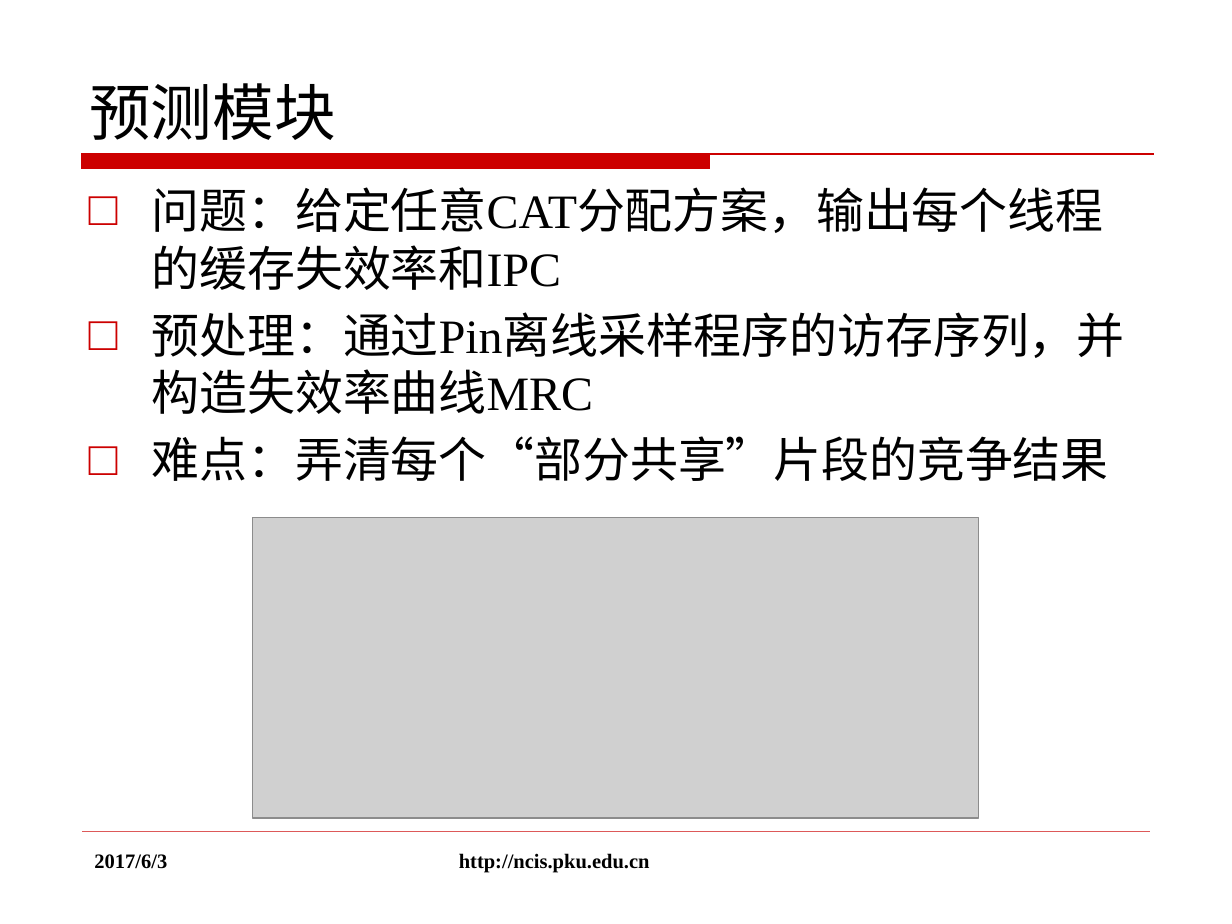
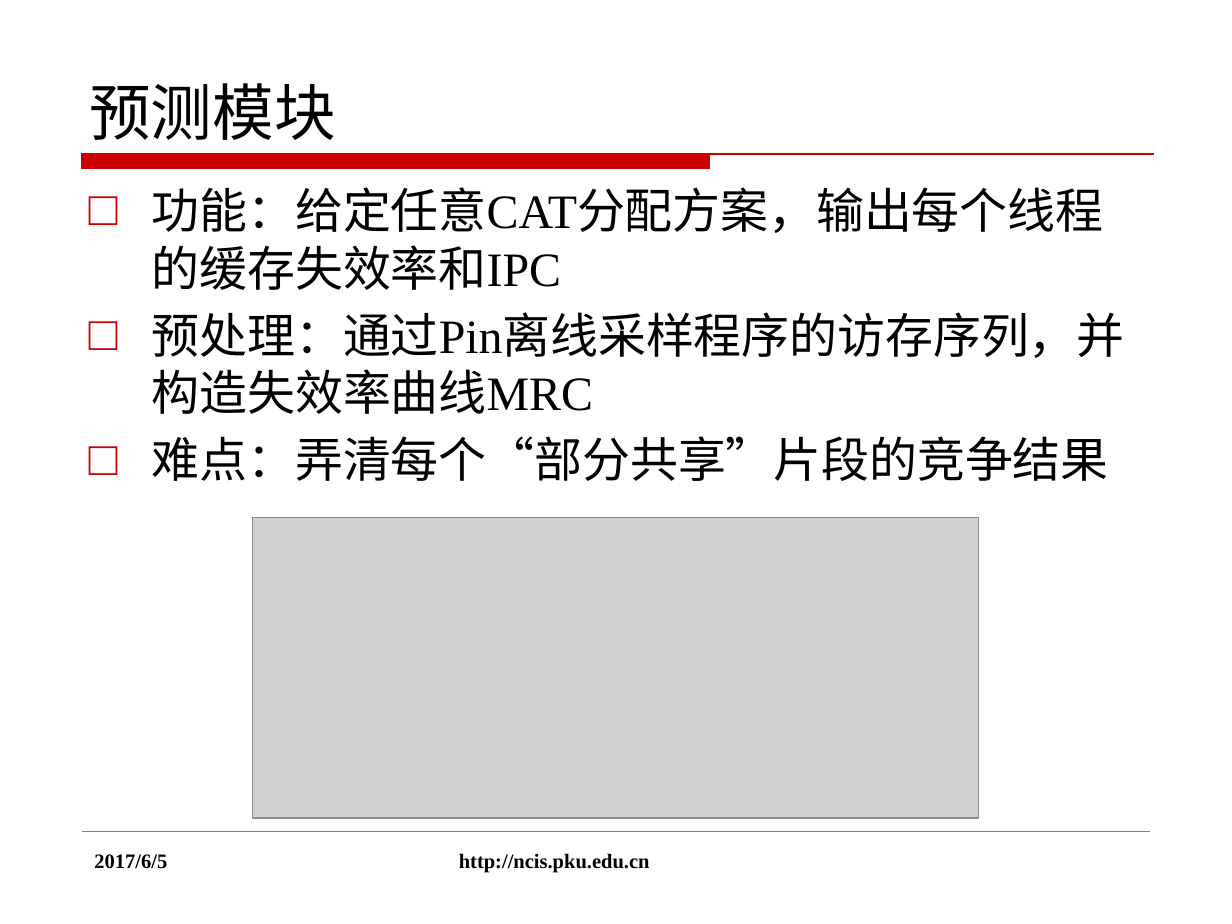
Before and after one commit to rogerhzh/thesis, a slide deck: slide 13 of 黄子翚答辩.pptx. Drawn at 1232x924 pixels with LibreOffice and Linux fonts; fonts in the diff are those of the drawing; grey boxes stand for pictures; background and template pictures are left out. Boxes give left, top, right and bottom in pixels: in the first picture for what was removed or moved away, otherwise in the second. Text is boxed around its words. In the diff, an @@ line names an element or a change of style, - is before the commit and + after.

```diff
--- a/黄子翚答辩.pptx
+++ b/黄子翚答辩.pptx
@@ text at (x1=152, y1=187, x2=1104, y2=290): text changed @@
-□ 问题：给定任意CAT分配方案，输出每个线程的缓存失效率和IPC
+□ 功能：给定任意CAT分配方案，输出每个线程的缓存失效率和IPC
@@ text at (x1=94, y1=854, x2=167, y2=869): text changed @@
-2017/6/3
+2017/6/5
```
Also in this commit, not shown: 31 other slides changed, 1 slide added, 6 other files.
